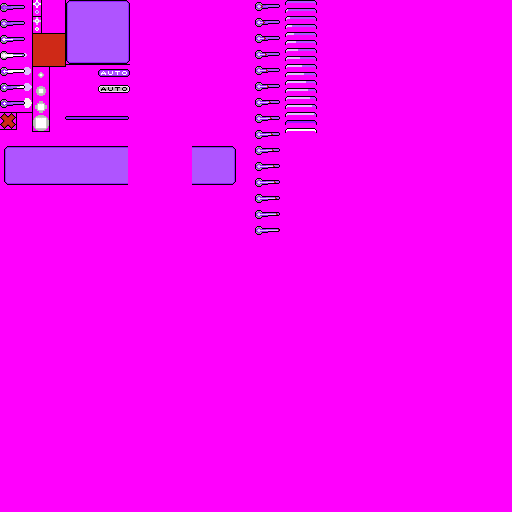
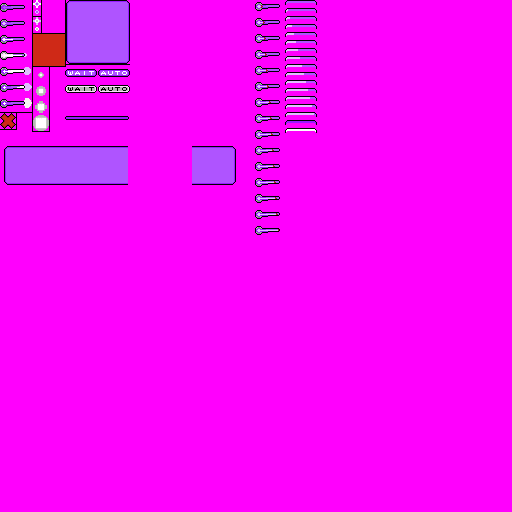
Before/after of a 512px x 512px layered artwork. What changed in the layer stack:
added layer "wait" above "autofire" over (65, 69, 97, 93)
